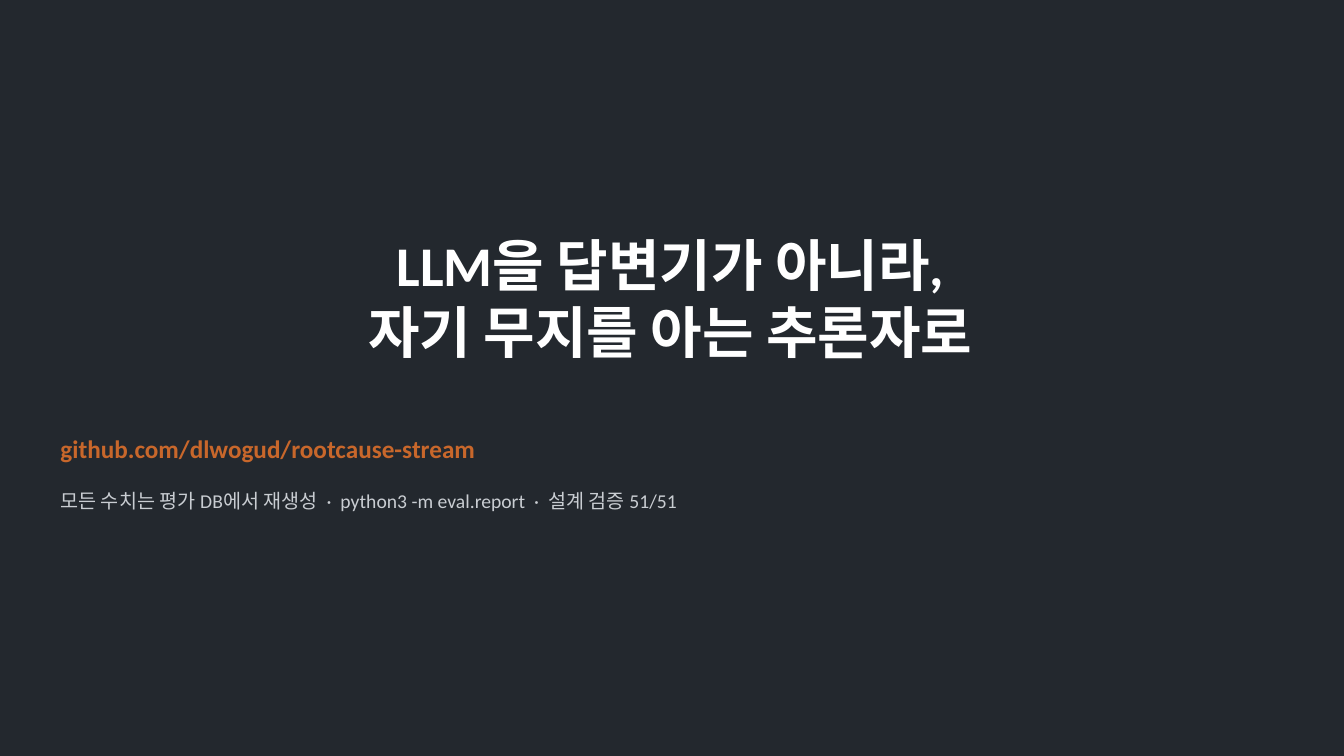
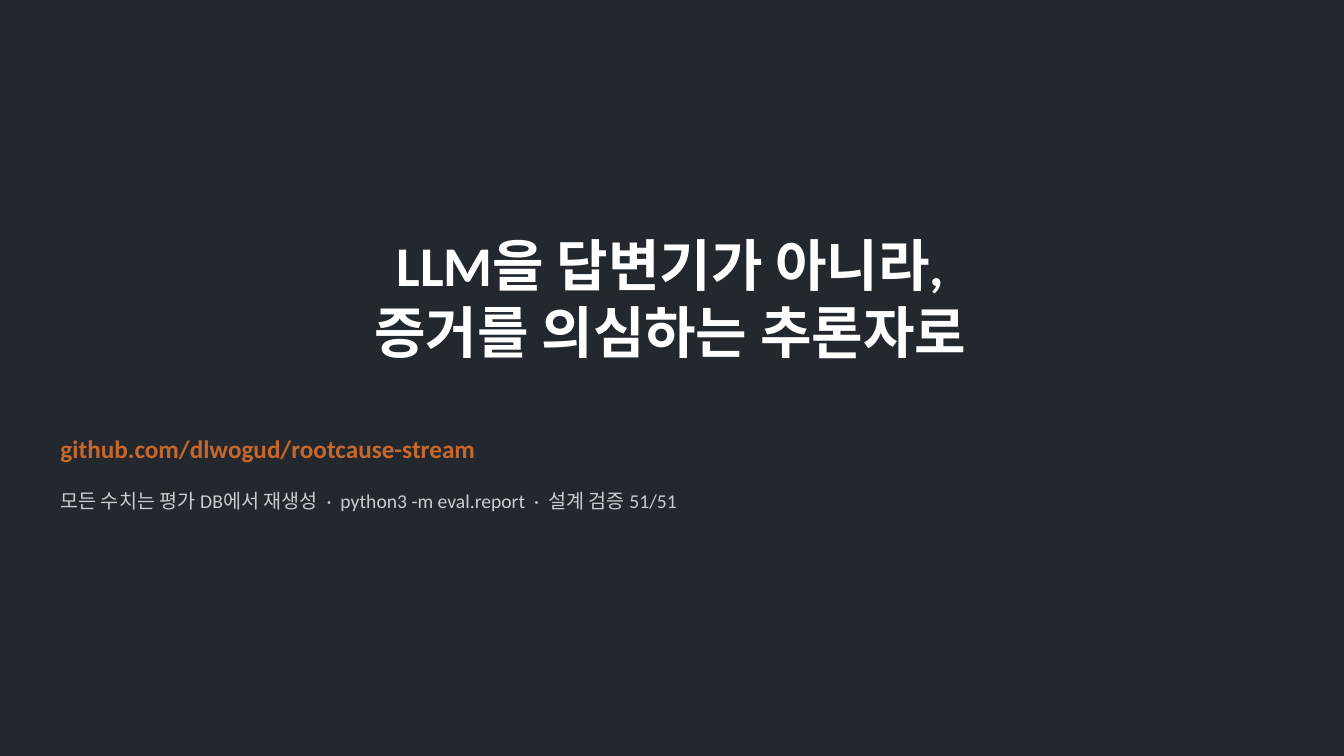
Before and after one commit to dlwogud/rootcause-stream, a slide deck: slide 15 of deck/RootCause_Stream_발표자료.pptx (slide 14 before the commit). Drawn at 1344x756 pixels with LibreOffice and Linux fonts; fonts in the diff are those of the drawing. Boxes give left, top, right and bottom in pixels: in the first picture for what was removed or moved away, otherwise in the second. Text is boxed around its words. In the diff, an @@ line names an element or a change of style, - is before the commit and + after.

```diff
--- a/deck/RootCause_Stream_발표자료.pptx
+++ b/deck/RootCause_Stream_발표자료.pptx
@@ title at bbox=[375, 306, 966, 359]: text changed @@
-자기 무지를 아는 추론자로
+증거를 의심하는 추론자로
```
Also in this commit, not shown: 8 other slides changed, 2 slides added, 1 slide removed, 14 other files.
